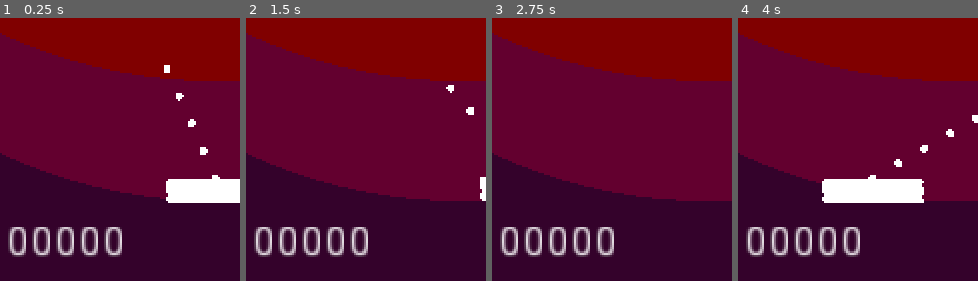
Above: before the commit, frames 1-4 (left to right).
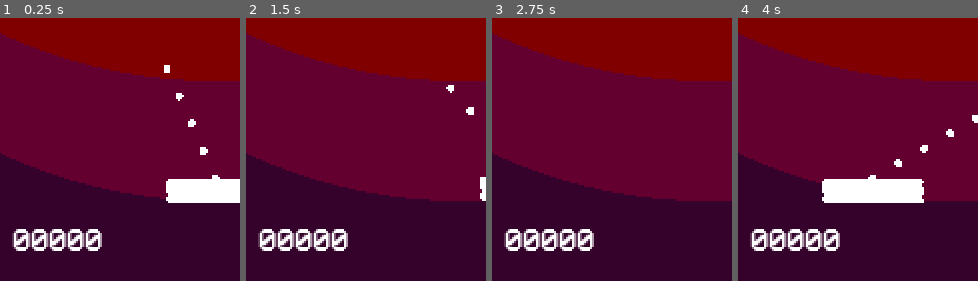
Above: after the commit, the same moments.

Repository: leogeier/impact_juggling
Game: Godot game, scene res://Main/Main.tscn
Same seed, same stepped clock (60 frames per second), same inputs: the game is played once before the commit and once after it. The engine's default icon, where the game draws it, is replaced by a stand-in: a white triangle on a blue panel in a dark square.
Inputs (mouse positions are % of the whole screen's width and height, from its top left):
- Up to frame 1 (0.25 s): no input
- Up to frame 2 (1.5 s): tap Enter at 0.5 s; move the mouse to (72, 33) at 0.52 s; hold Right (ui_right) 0.53-1.28 s; tap Space (fire) at 0.6, 1.25, 1.35 s; move the mouse to (30, 45) at 1.27 s; hold Left (ui_left) from 1.28 s (still down)
- Up to frame 3 (2.75 s): move the mouse to (60, 12) at 2.02 s; release Left (ui_left) at 2.03 s; hold Right (ui_right) from 2.03 s (still down); tap Space (fire) at 2.1 s
- Up to frame 4 (4 s): move the mouse to (45, 63) at 2.77 s; tap Space (fire) at 2.85, 3.6 s; tap Enter at 3.5 s; move the mouse to (80, 57) at 3.52 s; release Right (ui_right) at 3.53 s; hold Left (ui_left) from 3.53 s (still down)
The pictures show only the part of the screen within x 5-55%, y 50-100%; the shares and areas given below are measured in that part.

The runs differ from the first frame. In frame 1, 4.1% of the frame differs, in the area x 3-51%, y 79-91%; in frame 2, 4.1%; in frame 3, 4.1%; in frame 4, 4.1%.

Commit message:
chnage score font

Diff:
--- a/ld-47/Main/Main.tscn
+++ b/ld-47/Main/Main.tscn
@@ -52,7 +52,7 @@
 shape = SubResource( 2 )
 
 [node name="ScoreDisplay" parent="." instance=ExtResource( 4 )]
-position = Vector2( 45, 300 )
+position = Vector2( 40, 299 )
 
 [node name="BallDetector" parent="." instance=ExtResource( 5 )]
 position = Vector2( 240, 360 )
--- a/ld-47/Score/ScoreDisplay.tscn
+++ b/ld-47/Score/ScoreDisplay.tscn
@@ -1,17 +1,20 @@
-[gd_scene load_steps=2 format=2]
+[gd_scene load_steps=3 format=2]
 
 [ext_resource path="res://Score/ScoreDisplay.gd" type="Script" id=1]
+[ext_resource path="res://Score/vcr.tres" type="DynamicFont" id=2]
 
 [node name="ScoreDisplay" type="Node2D"]
 script = ExtResource( 1 )
 
 [node name="Label" type="Label" parent="."]
-margin_left = -29.9721
-margin_top = -9.16345
-margin_right = 10.0279
-margin_bottom = 4.83655
-rect_scale = Vector2( 1.5, 1.5 )
+margin_left = -24.2191
+margin_top = -9.45401
+margin_right = 25.7809
+margin_bottom = 7.54599
+custom_fonts/font = ExtResource( 2 )
 text = "00000"
+align = 1
+valign = 1
 __meta__ = {
 "_edit_use_anchors_": false
 }
--- /dev/null
+++ b/ld-47/Score/vcr.tres
@@ -0,0 +1,6 @@
+[gd_resource type="DynamicFont" load_steps=2 format=2]
+
+[ext_resource path="res://Score/VCR_OSD_MONO_1.001.ttf" type="DynamicFontData" id=1]
+
+[resource]
+font_data = ExtResource( 1 )
Binary file added: ld-47/Score/VCR_OSD_MONO_1.001.ttf
